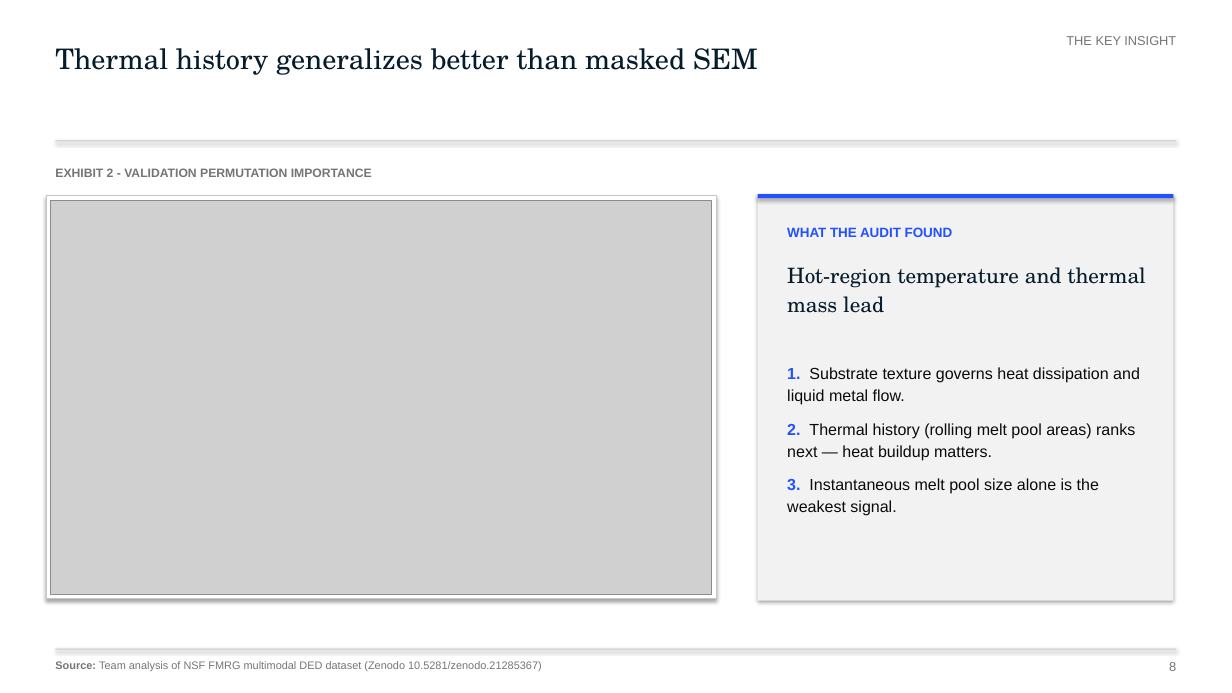
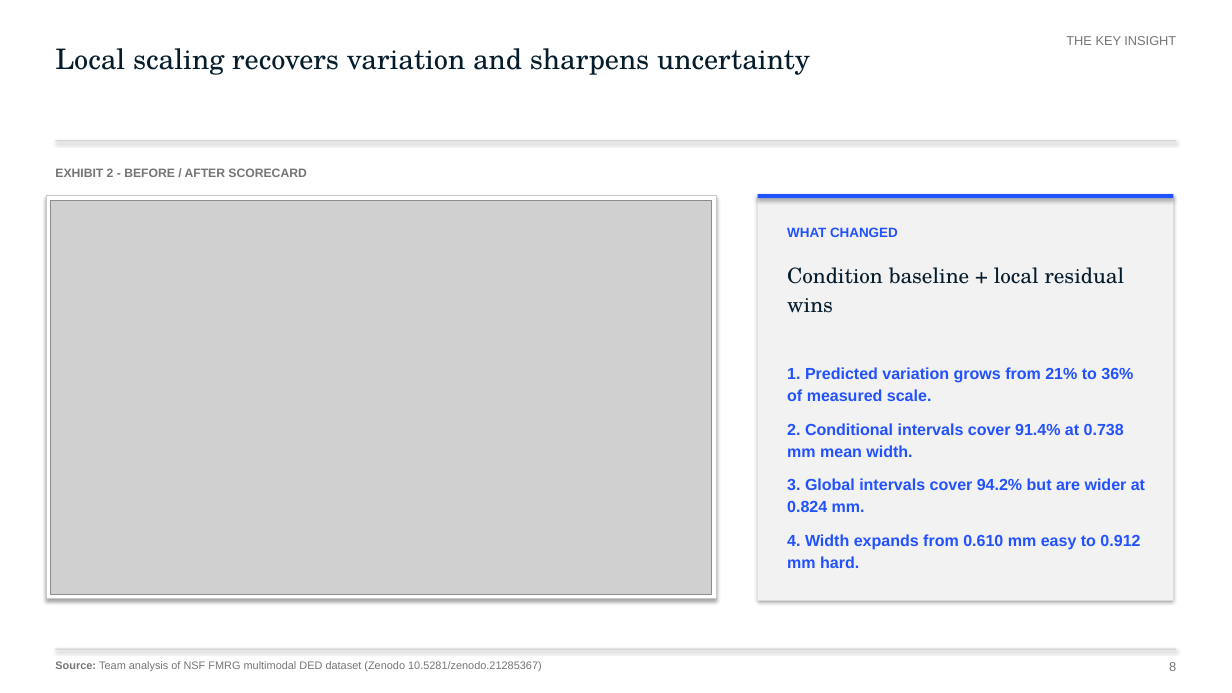
Before and after one commit to alphons3t/nsf-chuds, a slide deck: slide 8 of deliverables/presentation/FMRG_Final_Submission_Audited.pptx. Drawn at 1232x693 pixels with LibreOffice and Linux fonts; fonts in the diff are those of the drawing; grey boxes stand for pictures. Boxes give left, top, right and bottom in pixels: in the first picture for what was removed or moved away, otherwise in the second. Text is boxed around its words. In the diff, an @@ line names an element or a change of style, - is before the commit and + after.

```diff
--- a/deliverables/presentation/FMRG_Final_Submission_Audited.pptx
+++ b/deliverables/presentation/FMRG_Final_Submission_Audited.pptx
@@ text at (55, 48, 810, 75): text changed @@
-Thermal history generalizes better than masked SEM
+Local scaling recovers variation and sharpens uncertainty
@@ text at (55, 168, 306, 177): text changed @@
-EXHIBIT 2 - VALIDATION PERMUTATION IMPORTANCE
+EXHIBIT 2 - BEFORE / AFTER SCORECARD
@@ text at (787, 227, 898, 237): text changed @@
-WHAT THE AUDIT FOUND
+WHAT CHANGED
@@ text at (787, 267, 1125, 313): text changed @@
-Hot-region temperature and thermal mass lead
+Condition baseline + local residual wins
@@ text at (787, 367, 1145, 568): text changed; text colour #0A0A0A to #2251FF; bold on @@
-1. Substrate texture governs heat dissipation and liquid metal flow.
-2. Thermal history (rolling melt pool areas) ranks next — heat buildup matters.
-3. Instantaneous melt pool size alone is the weakest signal.
+1. Predicted variation grows from 21% to 36% of measured scale.
+2. Conditional intervals cover 91.4% at 0.738 mm mean width.
+3. Global intervals cover 94.2% but are wider at 0.824 mm.
+4. Width expands from 0.610 mm easy to 0.912 mm hard.
```
Also in this commit, not shown: 9 other slides changed, 13 other files.
